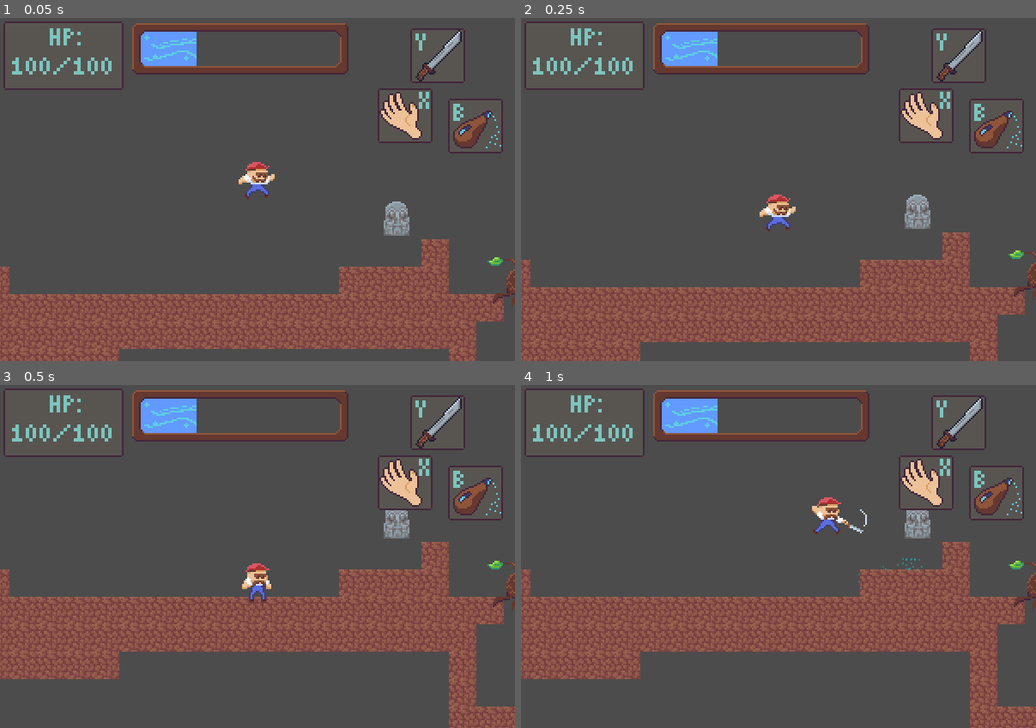
Above: before the commit, frames 1-4 (two rows, left to right).
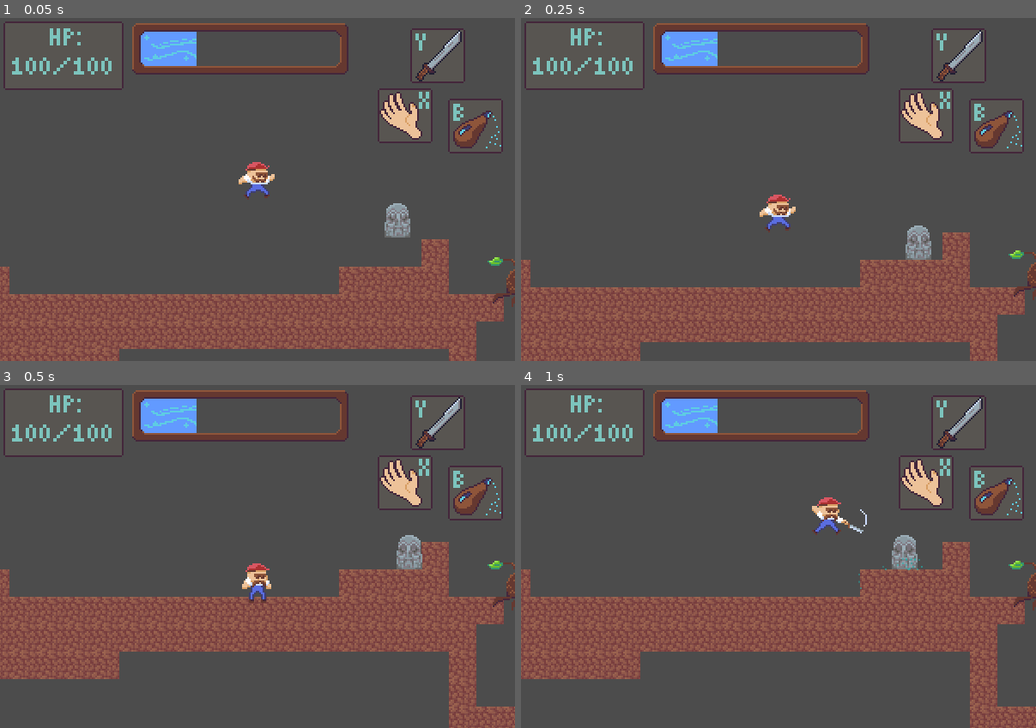
Above: after the commit, the same moments.

Repository: garrettwidner/godot_project_2
Game: Godot game, scene res://stages/world.tscn
The game is run twice, just before and just after one commit, with the same random seed, the same clock (stepped at 60 frames per second) and the same inputs.
Inputs:
- Up to frame 1 (0.05 s): no input
- Up to frame 2 (0.25 s): no input
- Up to frame 3 (0.5 s): no input
- Up to frame 4 (1 s): hold D (move_right) from 0.53 s (still down); tap L (bless) at 0.6 s; tap Space (jump) at 0.77 s; tap K (swipe) at 0.8 s

The runs differ from the first frame. In frame 1, 0.3% of the frame differs, in the area x 74-80%, y 53-64%; in frame 2, 0.8%, in the area x 74-80%, y 51-71%; in frame 3, 0.8%; in frame 4, 0.8%.
Error before the commit: Parse Error: The method "vector2" isn't declared in the current class. (res://scripts/Stone_Head.gd:19)

Commit message:
Added ability to attack and kill enemies

Diff:
--- a/project.godot
+++ b/project.godot
@@ -85,6 +85,8 @@
 2d_physics/layer_3="enemy"
 2d_physics/layer_4="blessing"
 2d_physics/layer_5="growable"
+2d_physics/layer_6="attackable"
+2d_physics/layer_7="sword"
 
 [rendering]
 
--- a/scenes/Player.tscn
+++ b/scenes/Player.tscn
@@ -1,9 +1,10 @@
-[gd_scene load_steps=15 format=2]
+[gd_scene load_steps=17 format=2]
 
 [ext_resource path="res://scripts/player.gd" type="Script" id=1]
 [ext_resource path="res://sprites/stanley.png" type="Texture" id=2]
 [ext_resource path="res://scripts/health.gd" type="Script" id=3]
 [ext_resource path="res://sprites/machete_swipe.png" type="Texture" id=4]
+[ext_resource path="res://sprites/RockBackGround.png" type="Texture" id=5]
 
 [sub_resource type="RectangleShape2D" id=1]
 
@@ -72,9 +73,8 @@
 "values": [ Rect2( 0, 0, 64, 64 ), Rect2( 64, 0, 64, 64 ), Rect2( 128, 0, 64, 64 ), Rect2( 0, 64, 64, 64 ), Rect2( 64, 64, 64, 64 ) ]
 }
 
-[sub_resource type="Animation" id=3]
-
-resource_name = "bless"
+[sub_resource type="Animation" id=4]
+
 length = 0.2
 loop = false
 step = 0.05
@@ -109,9 +109,8 @@
 "values": [ Rect2( 64, 64, 32, 32 ) ]
 }
 
-[sub_resource type="Animation" id=5]
-
-resource_name = "ground_swipe"
+[sub_resource type="Animation" id=6]
+
 length = 0.25
 loop = false
 step = 0.05
@@ -224,17 +223,20 @@
 "values": [ Rect2( 32, 32, 32, 32 ), Rect2( 64, 32, 32, 32 ), Rect2( 0, 64, 32, 32 ), Rect2( 64, 32, 32, 32 ) ]
 }
 
-[node name="Player" type="KinematicBody2D" index="0"]
-
+[sub_resource type="ConvexPolygonShape2D" id=11]
+
+custom_solver_bias = 0.0
+points = PoolVector2Array( 0, -17, 17, -4, 17, 4, 0, 10 )
+
+[node name="Player" type="KinematicBody2D"]
+
+position = Vector2( 0.550146, -0.427892 )
 input_pickable = false
 collision_layer = 2
 collision_mask = 21
 collision/safe_margin = 0.08
 script = ExtResource( 1 )
 _sections_unfolded = [ "Collision" ]
-__meta__ = {
-"_edit_group_": true
-}
 
 [node name="Sprite" type="Sprite" parent="." index="0"]
 
@@ -256,14 +258,14 @@
 playback_default_blend_time = 0.0
 playback_speed = 1.0
 anims/air_bless = SubResource( 2 )
-anims/air_swipe = SubResource( 10 )
-anims/bless = SubResource( 3 )
-anims/fall = SubResource( 4 )
-anims/ground_swipe = SubResource( 5 )
-anims/idle = SubResource( 6 )
-anims/jump = SubResource( 7 )
-anims/pound = SubResource( 8 )
-anims/walk = SubResource( 9 )
+anims/air_swipe = SubResource( 3 )
+anims/bless = SubResource( 4 )
+anims/fall = SubResource( 5 )
+anims/ground_swipe = SubResource( 6 )
+anims/idle = SubResource( 7 )
+anims/jump = SubResource( 8 )
+anims/pound = SubResource( 9 )
+anims/walk = SubResource( 10 )
 blend_times = [  ]
 
 [node name="Position2D" type="Position2D" parent="." index="3"]
@@ -311,3 +313,28 @@
 region_enabled = true
 region_rect = Rect2( 64, 64, 64, 64 )
 _sections_unfolded = [ "Region", "Visibility" ]
+
+[node name="Machete_Area" type="Area2D" parent="Machete" index="1"]
+
+input_pickable = true
+gravity_vec = Vector2( 0, 1 )
+gravity = 98.0
+linear_damp = 0.1
+angular_damp = 1.0
+collision_layer = 64
+collision_mask = 36
+audio_bus_override = false
+audio_bus_name = "Master"
+_sections_unfolded = [ "Collision", "Transform" ]
+
+[node name="CollisionShape2D" type="CollisionShape2D" parent="Machete/Machete_Area" index="0"]
+
+shape = SubResource( 11 )
+
+[node name="Direction_Tester" type="Sprite" parent="Machete/Machete_Area" index="1"]
+
+visible = false
+position = Vector2( 93.5014, 12.6178 )
+texture = ExtResource( 5 )
+
+[connection signal="body_entered" from="Machete/Machete_Area" to="." method="_on_Machete_Area_body_entered"]
--- a/scenes/Sprunkle.tscn
+++ b/scenes/Sprunkle.tscn
@@ -94,7 +94,7 @@
 "values": [ Vector2( 0, 31 ) ]
 }
 
-[node name="Sprunkle" type="Sprite" index="0"]
+[node name="Sprunkle" type="Sprite"]
 
 texture = ExtResource( 1 )
 region_enabled = true
--- a/scenes/Stone_Head.tscn
+++ b/scenes/Stone_Head.tscn
@@ -27,6 +27,13 @@
 "values": [ Rect2( 0, 32, 32, 32 ), Rect2( 32, 32, 32, 32 ), Rect2( 64, 32, 32, 32 ), Rect2( 96, 32, 32, 32 ), Rect2( 0, 64, 32, 32 ), Rect2( 32, 64, 32, 32 ) ]
 }
 
+[sub_resource type="Animation" id=4]
+
+resource_name = "flash"
+length = 1.0
+loop = false
+step = 0.1
+
 [sub_resource type="Animation" id=3]
 
 resource_name = "idle"
@@ -46,7 +53,7 @@
 "values": [ Rect2( 0, 0, 32, 32 ), Rect2( 32, 0, 32, 32 ), Rect2( 64, 0, 32, 32 ), Rect2( 96, 0, 32, 32 ), Rect2( 64, 0, 32, 32 ), Rect2( 32, 0, 32, 32 ), Rect2( 0, 0, 32, 32 ) ]
 }
 
-[node name="Stone_Head" type="KinematicBody2D"]
+[node name="Stone_Head" type="KinematicBody2D" index="0"]
 
 input_pickable = false
 collision_layer = 4
@@ -76,6 +83,7 @@
 playback_default_blend_time = 0.0
 playback_speed = 1.0
 anims/die = SubResource( 2 )
+anims/flash = SubResource( 4 )
 anims/idle = SubResource( 3 )
 blend_times = [  ]
 
@@ -86,3 +94,12 @@
 exclude_parent = true
 cast_to = Vector2( 0, 10 )
 collision_mask = 1
+
+[node name="Timer" type="Timer" parent="." index="4"]
+
+process_mode = 1
+wait_time = 1.0
+one_shot = false
+autostart = false
+
+[connection signal="timeout" from="Timer" to="." method="_on_Timer_timeout"]
--- a/scripts/Stone_Head.gd
+++ b/scripts/Stone_Head.gd
@@ -4,9 +4,17 @@
 const SPEED = 30
 const UP = Vector2(0,-1)
 
+var hp = 3
+
 var velocity = Vector2()
 
 var direction = 1
+
+var is_flashing = false
+var flash_time = 0.2
+onready var timer = get_node("Timer")
+onready var sprite = get_node("Sprite")
+var flash_color = Color(0, .3, .3)
 
 var is_dead = false
 
@@ -14,9 +22,33 @@
 	add_to_group(game.GROUP_ENEMIES)
 	pass
 
+func get_hit(damage):
+	if !is_dead:
+		hp -= damage
+		if hp <= 0:
+			hp = 0
+			die()
+		else:
+			flash()
+
+func flash():
+	is_flashing = true
+	timer.wait_time = flash_time
+	timer.start()
+	print("start flash")
+	sprite.modulate = flash_color
+	pass
+
+func end_flash():
+	is_flashing = false
+	timer.stop()
+	print("end_flash")
+	sprite.modulate = Color(1,1,1)
+
 func die():
+	end_flash()
 	is_dead = true
-	velocity = vector2(0,0)
+	velocity = Vector2(0,0)
 	$AnimationPlayer.play("die")
 
 func _physics_process(delta):
@@ -42,3 +74,7 @@
 		$RayCast2D.position.x *= -1
 
 	pass
+
+func _on_Timer_timeout():
+	end_flash()
+	pass # replace with function body
--- a/scripts/player.gd
+++ b/scripts/player.gd
@@ -21,12 +21,15 @@
 var jump_count = 0
 var max_jumps = 2
 
+onready var machete_area = get_node("Machete/Machete_Area")
+onready var machete_sprite = get_node("Machete/Sprite")
+
 func _ready():
 	add_to_group(game.GROUP_PLAYER)
 
 	$AnimationPlayer.connect("animation_finished", self, "animation_ended")
 
-	get_node("Machete").get_node("Sprite").hide()
+	machete_sprite.hide()
 
 func _physics_process(delta):
 
@@ -134,6 +137,7 @@
 func handle_swipe():
 	if Input.is_action_just_pressed("swipe") and !is_attacking:
 		is_attacking = true
+		machete_area.monitoring = true
 
 		if is_grounded:
 			play_anim("ground_swipe")
@@ -150,8 +154,8 @@
 func flip():
 	is_facing_right = !is_facing_right
 	sprite.flip_h = !sprite.flip_h
-	var machete_sprite = get_node("Machete").get_node("Sprite")
 	machete_sprite.flip_h = !machete_sprite.flip_h
+	machete_area.scale *= -1
 
 func play_anim(anim_name):
 	if anim_player.is_playing() and anim_player.current_animation == anim_name:
@@ -162,3 +166,11 @@
 func animation_ended(anim_name):
 	if ("bless" in anim_name or "swipe" in anim_name) and is_attacking:
 		is_attacking = false
+		machete_area.monitoring = false
+
+
+func _on_Machete_Area_body_entered(body):
+	if body.has_method("get_hit"):
+		body.get_hit(1)
+
+	pass # replace with function body
Not shown: 6 places in scenes/Player.tscn that only renumber resources
Not shown: 1 places in scenes/Stone_Head.tscn that only renumber resources
